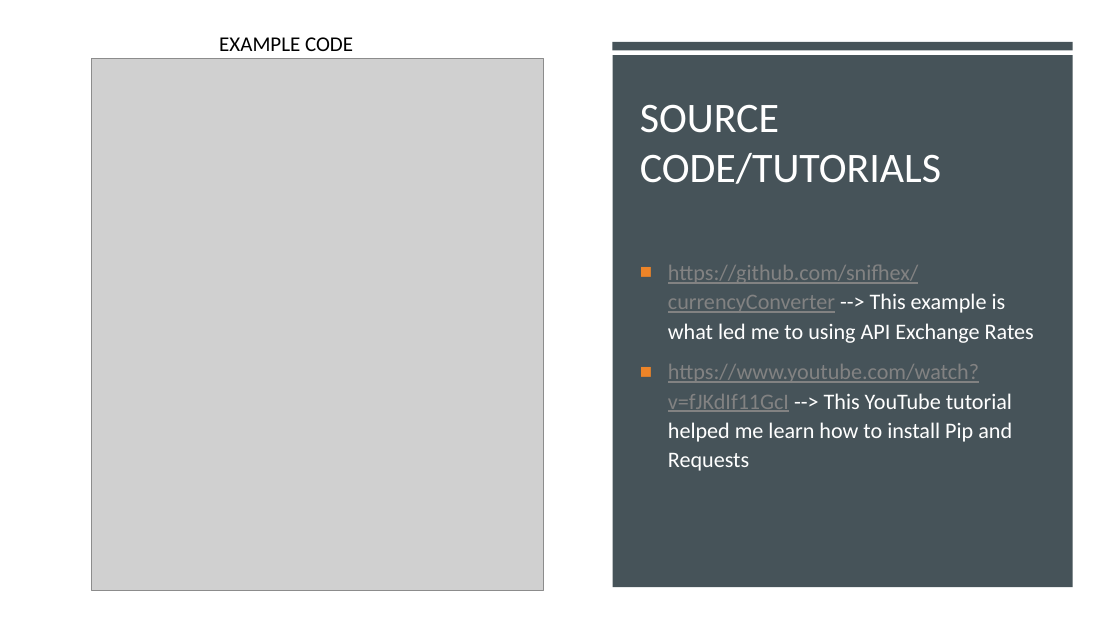
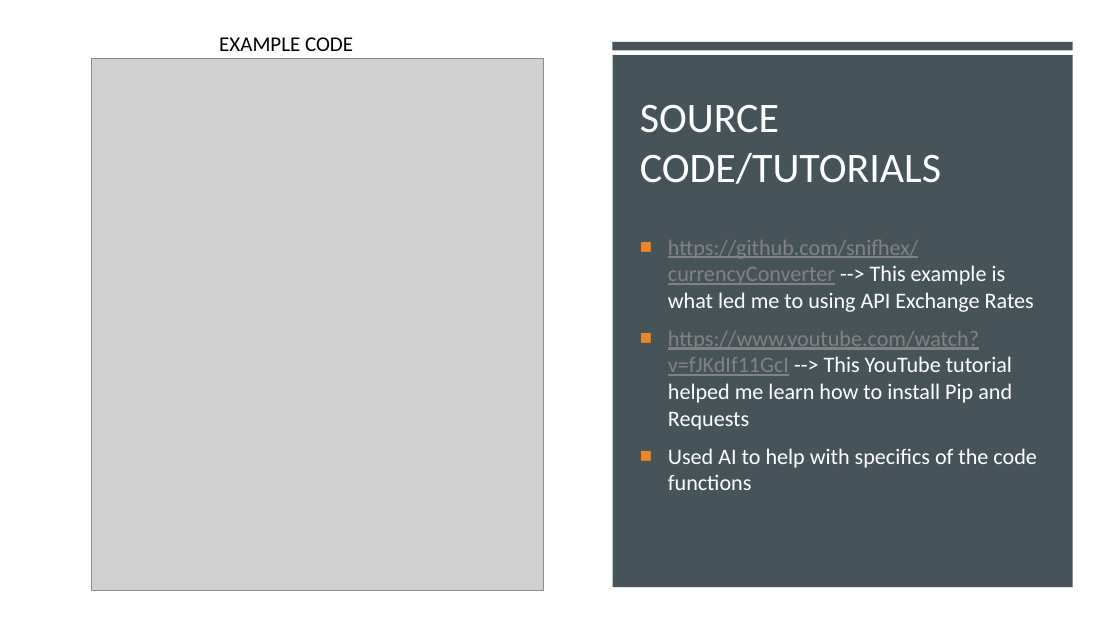
Before and after one commit to ksu-is/Currency_Converter, a slide deck: slide 2 of Currency Converter Presentation.pptx. Drawn at 1120x630 pixels with LibreOffice and Linux fonts; fonts in the diff are those of the drawing; grey boxes stand for pictures. Boxes give left, top, right and bottom in pixels: in the first picture for what was removed or moved away, otherwise in the second. Text is boxed around its words. In the diff, an @@ line names an element or a change of style, - is before the commit and + after.

Commit message:
Add files via upload
updated presentation

```diff
--- a/Currency Converter Presentation.pptx
+++ b/Currency Converter Presentation.pptx
@@ text at (668, 240, 1034, 430): line spacing 1.1 to 1 @@
@@ text at (668, 448, 1036, 490): paragraph added @@
+■ Used AI to help with specifics of the code functions
```
